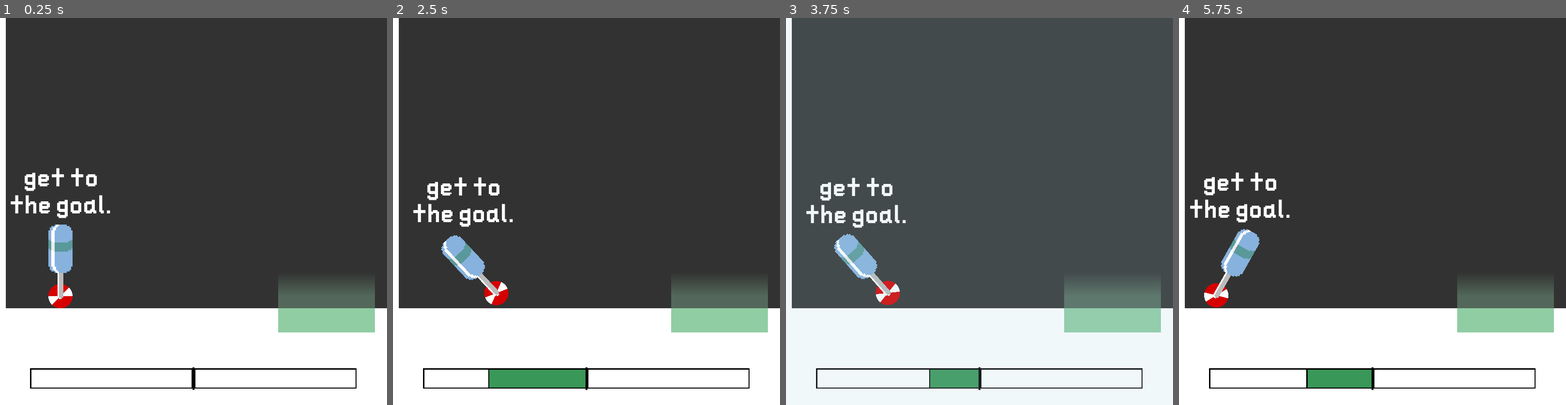
Above: before the commit, frames 1-4 (left to right).
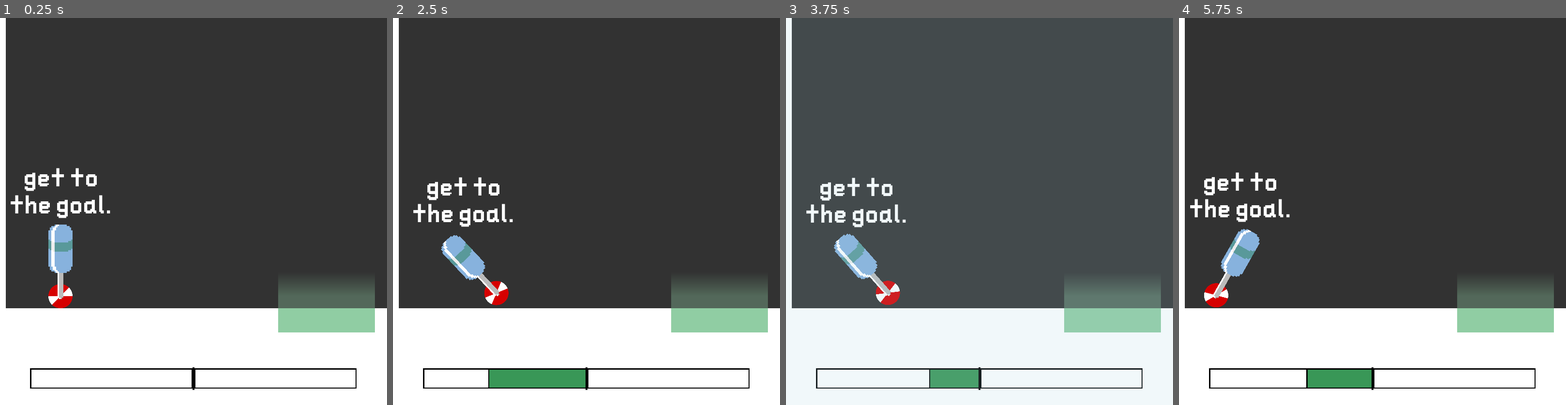
Above: after the commit, the same moments.

Repository: name-here/BalanceGame
Game: Godot game, scene res://Levels/Tutorial_01/Tutorial_01.tscn
The game is run twice, just before and just after one commit, with the same random seed, the same clock (stepped at 60 frames per second) and the same inputs.
Inputs (mouse positions are in pixels of both pictures, inside the frame that each line leads up to):
- Up to frame 1 (0.25 s): no input
- Up to frame 2 (2.5 s): move the mouse to (567, 288) at 0.52 s; hold Space (character_compress) 0.53-1.28 s; move the mouse to (702, 269) at 1.27 s; tap Space (character_compress) at 1.35 s; move the mouse to (470, 153) at 2.02 s; hold Space (character_compress) from 2.03 s (still down)
- Up to frame 3 (3.75 s): move the mouse to (998, 211) at 2.77 s; release Space (character_compress) at 2.78 s; tap Space (character_compress) at 2.85 s; move the mouse to (921, 114) at 3.52 s; hold Space (character_compress) from 3.53 s (still down)
- Up to frame 4 (5.75 s): tap R (reset_level) at 4.15 s; move the mouse to (1457, 192) at 4.27 s; release Space (character_compress) at 4.28 s; tap Space (character_compress) at 4.35 s; move the mouse to (1295, 230) at 5.02 s; hold Space (character_compress) from 5.03 s (still down)

The runs differ from the first frame. In frame 2, less than 0.1% of the frame differs, in the area x 13-30%, y 56-75%; in frame 3, 0.1%; in frame 4, 0.1%, in the area x 2-29%, y 46-75%.

Commit message:
Renamed BackgroundColor to ColorBackground, worked on level end screen

Diff:
--- /dev/null
+++ b/Interface/BackgroundColor/BackgroundColor.gd
@@ -0,0 +1,28 @@
+tool
+
+extends CanvasLayer
+
+export(Color) var color:Color setget _set_color
+export(NodePath) var _color_rect:NodePath
+var color_rect:ColorRect
+
+var viewport:Viewport
+
+func _ready():
+	if not Engine.editor_hint:
+		viewport = get_viewport()
+		color_rect = get_node(_color_rect)
+		update_size()
+		viewport.connect("size_changed", self, "update_size")
+	_set_color(color)
+
+func _set_color(new_color:Color):
+	if Engine.editor_hint:
+		get_node(_color_rect).color = new_color
+		ProjectSettings.set_setting("rendering/environment/default_clear_color", new_color)
+	elif color_rect:
+		color_rect.color = new_color
+	color = new_color
+
+func update_size():
+	color_rect.rect_size = viewport.get_visible_rect().size
--- /dev/null
+++ b/Interface/BackgroundColor/BackgroundColor.tscn
@@ -0,0 +1,14 @@
+[gd_scene load_steps=2 format=2]
+
+[ext_resource path="res://Interface/BackgroundColor/BackgroundColor.gd" type="Script" id=1]
+
+[node name="BackgroundColor" type="CanvasLayer"]
+layer = -1
+script = ExtResource( 1 )
+_color_rect = NodePath("ColorRect")
+
+[node name="ColorRect" type="ColorRect" parent="."]
+color = Color( 0, 0, 0, 1 )
+__meta__ = {
+"_edit_use_anchors_": false
+}
--- a/Interface/ColorBackground/ColorBackground.gd
+++ /dev/null
@@ -1,22 +0,0 @@
-extends ColorRect
-
-onready var target:Node2D = get_parent()
-onready var viewport:= get_viewport()
-
-
-func _ready():
-	set_visible(true)
-	update_size()
-	viewport.connect("size_changed", self, "update_size")
-	call_deferred("_reparent")
-
-func _process(_delta):
-	rect_global_position = target.global_position - get_viewport_rect().size / 2
-
-func update_size():
-	rect_size = get_viewport_rect().size
-
-func _reparent():
-	target.remove_child(self)
-	viewport.add_child_below_node(viewport.get_children()[0], self)
-	update_size()
--- a/Interface/ColorBackground/ColorBackground.tscn
+++ /dev/null
@@ -1,11 +0,0 @@
-[gd_scene load_steps=2 format=2]
-
-[ext_resource path="res://Interface/ColorBackground/ColorBackground.gd" type="Script" id=1]
-
-[node name="ColorBackground" type="ColorRect"]
-margin_right = 1024.0
-margin_bottom = 1024.0
-script = ExtResource( 1 )
-__meta__ = {
-"_edit_use_anchors_": false
-}
--- /dev/null
+++ b/Interface/EndScreen/EndScreen.gd
@@ -0,0 +1,58 @@
+extends MarginContainer
+
+class_name EndScreen
+
+
+signal replay_pressed
+signal continue_pressed
+
+export(bool) var active := false setget set_active
+export(float) var alpha:float setget set_alpha
+
+export(Array, NodePath) var _text_fields:Array
+var text_fields:Array
+
+export(Array, NodePath) var _buttons:Array
+var buttons:Array
+
+func _ready() -> void:
+	for i in _text_fields.size():
+		assert(_text_fields[i] is NodePath)
+		text_fields.append( get_node(_text_fields[i]) )
+		assert(text_fields[i] is Label)
+	for i in _buttons.size():
+		assert(_buttons[i] is NodePath)
+		buttons.append( get_node(_buttons[i]) )
+		assert(buttons[i] is Button)
+
+	set_alpha(alpha)
+	set_active(active)
+
+
+func set_alpha(new_alpha:float) -> void:
+	if new_alpha > 0:
+		set_visible(true)
+	else:
+		set_visible(false)
+	for field in text_fields:
+		var target_color:Color = field.get_color("font_color", "Label")
+		target_color.a = alpha
+		field.add_color_override("font_color", target_color)
+	for button in buttons:
+		for color_field in ["font_color", "font_color_disabled", "font_color_hover", "font_color_pressed"]:
+			var target_color:Color = button.get_color(color_field, "Button")
+			target_color.a = alpha
+			button.add_color_override(color_field, target_color)
+	alpha = new_alpha
+
+func set_active(value) -> void:
+	for button in buttons:
+			button.disabled = not value
+	active = value
+
+
+func _replay_pressed():
+	emit_signal("replay_pressed")
+
+func _continue_pressed():
+	emit_signal("continue_pressed")
--- /dev/null
+++ b/Interface/EndScreen/EndScreen.tscn
@@ -0,0 +1,95 @@
+[gd_scene load_steps=5 format=2]
+
+[ext_resource path="res://Themes/Fonts/PixelX16_128.tres" type="DynamicFont" id=1]
+[ext_resource path="res://Themes/Fonts/PixelX16_96.tres" type="DynamicFont" id=2]
+[ext_resource path="res://Themes/DefaultTheme.tres" type="Theme" id=3]
+[ext_resource path="res://Interface/EndScreen/EndScreen.gd" type="Script" id=4]
+
+[node name="EndScreen" type="MarginContainer"]
+anchor_right = 1.0
+custom_constants/margin_right = 0
+custom_constants/margin_top = 64
+custom_constants/margin_left = 0
+custom_constants/margin_bottom = 64
+script = ExtResource( 4 )
+__meta__ = {
+"_edit_use_anchors_": false
+}
+alpha = 1.0
+_text_fields = [ NodePath("VBoxContainer/CompletedText") ]
+_buttons = [ NodePath("VBoxContainer/HBoxContainer/Replay/Button"), NodePath("VBoxContainer/HBoxContainer/Continue/Button") ]
+
+[node name="VBoxContainer" type="VBoxContainer" parent="."]
+margin_top = 64.0
+margin_right = 1024.0
+margin_bottom = 462.0
+size_flags_horizontal = 3
+
+[node name="CompletedText" type="Label" parent="VBoxContainer"]
+margin_right = 1024.0
+margin_bottom = 262.0
+size_flags_horizontal = 3
+size_flags_vertical = 3
+theme = ExtResource( 3 )
+custom_fonts/font = ExtResource( 1 )
+custom_colors/font_color = Color( 1, 1, 1, 1 )
+text = "LEVEL
+COMPLETE"
+align = 1
+__meta__ = {
+"_edit_use_anchors_": false
+}
+
+[node name="HBoxContainer" type="HBoxContainer" parent="VBoxContainer"]
+margin_top = 270.0
+margin_right = 1024.0
+margin_bottom = 398.0
+size_flags_horizontal = 3
+size_flags_vertical = 3
+
+[node name="Replay" type="MarginContainer" parent="VBoxContainer/HBoxContainer"]
+margin_right = 486.0
+margin_bottom = 128.0
+size_flags_horizontal = 3
+size_flags_vertical = 3
+custom_constants/margin_right = 16
+custom_constants/margin_top = 32
+custom_constants/margin_left = 16
+
+[node name="Button" type="Button" parent="VBoxContainer/HBoxContainer/Replay"]
+margin_left = 16.0
+margin_top = 32.0
+margin_right = 470.0
+margin_bottom = 128.0
+theme = ExtResource( 3 )
+custom_fonts/font = ExtResource( 2 )
+custom_colors/font_color_disabled = Color( 0.972549, 0.741176, 0, 1 )
+custom_colors/font_color = Color( 0.972549, 0.741176, 0, 1 )
+custom_colors/font_color_hover = Color( 0.972549, 0.741176, 0, 1 )
+custom_colors/font_color_pressed = Color( 0.972549, 0.741176, 0, 1 )
+text = "[replay]"
+
+[node name="Continue" type="MarginContainer" parent="VBoxContainer/HBoxContainer"]
+margin_left = 494.0
+margin_right = 1024.0
+margin_bottom = 128.0
+size_flags_horizontal = 3
+size_flags_vertical = 3
+custom_constants/margin_right = 16
+custom_constants/margin_top = 32
+custom_constants/margin_left = 16
+
+[node name="Button" type="Button" parent="VBoxContainer/HBoxContainer/Continue"]
+margin_left = 16.0
+margin_top = 32.0
+margin_right = 514.0
+margin_bottom = 128.0
+theme = ExtResource( 3 )
+custom_fonts/font = ExtResource( 2 )
+custom_colors/font_color_disabled = Color( 0.517647, 0.839216, 0.623529, 1 )
+custom_colors/font_color = Color( 0.517647, 0.839216, 0.623529, 1 )
+custom_colors/font_color_hover = Color( 0.517647, 0.839216, 0.623529, 1 )
+custom_colors/font_color_pressed = Color( 0.517647, 0.839216, 0.623529, 1 )
+text = "[continue]"
+[connection signal="pressed" from="VBoxContainer/HBoxContainer/Replay/Button" to="." method="_replay_pressed"]
+[connection signal="pressed" from="VBoxContainer/HBoxContainer/Continue/Button" to="." method="_continue_pressed"]
--- a/Levels/Tutorial_01/LevelController.gd
+++ b/Levels/Tutorial_01/LevelController.gd
@@ -13,8 +13,9 @@
 
 export(NodePath) var _character_label:NodePath
 onready var character_label:Label = get_node(_character_label)
-export(Array, NodePath) var _end_texts:Array
-var end_texts:Array
+
+export(NodePath) var _end_screen:NodePath
+onready var end_screen:EndScreen = get_node(_end_screen)
 
 export(NodePath) var _rewind_overlay:NodePath
 onready var rewind_overlay:ColorRect = get_node(_rewind_overlay)
@@ -49,12 +50,6 @@
 func _ready():
 	for time in completion_anim_times:
 		assert(time > 0)
-
-	for i in _end_texts.size():
-		assert(_end_texts[i] is NodePath)
-		end_texts.append( get_node(_end_texts[i]) )
-		assert(end_texts[i] is Label)
-
 
 	body_positions_init = body_positions
 	body_rotations_init = body_rotations
@@ -134,10 +129,13 @@
 				Vector3(character.global_position.x, character.global_position.y, character.body.global_rotation),
 				Vector3(goal.global_position.x, -192, 0),
 				completion_anim_times[1], Tween.TRANS_CUBIC)
-			tween.interpolate_method(self, "set_completed_text_alpha",
+			tween.interpolate_method(end_screen, "set_alpha",
 				0, 1, completion_anim_times[1])
+			end_screen.set_alpha(1)
 			tween.interpolate_callback(self, completion_anim_times[1], "next_complete_anim")
 			tween.start()
+		states.COMPLETE_3:
+			end_screen.active = true
 
 
 func pause() -> void:
@@ -168,8 +166,9 @@
 			states.COMPLETE_3:
 				level_state = states.PAUSED
 				var last = body_positions.size() - 1
-				tween.interpolate_method(self, "set_completed_text_color",
-					Color(1, 1, 1, 1), Color(1, 1, 1, 0), time/2, Tween.TRANS_EXPO, Tween.EASE_OUT)
+				end_screen.active = false
+				tween.interpolate_method(end_screen, "set_alpha",
+					1, 0, time/2, Tween.TRANS_EXPO, Tween.EASE_OUT)
 				tween.interpolate_method(self, "set_character_state",
 					Vector3(character.global_position.x, character.global_position.y, character.body.global_rotation),
 					Vector3(body_positions[last].x, body_positions[last].y, body_rotations[last]),
@@ -207,12 +206,6 @@
 
 func set_character_label_color(color:Color):
 	character_label.set("custom_colors/font_color", color)
-
-func set_completed_text_alpha(alpha:float):
-	for text in end_texts:
-		var target_color:Color = text.get_color("font_color", "Label")
-		target_color.a = alpha
-		text.add_color_override("font_color", target_color)
 
 #func reset_timescales():
 #	tween.ignore_engine_timescale = false
--- a/Levels/Tutorial_01/Tutorial_01.tscn
+++ b/Levels/Tutorial_01/Tutorial_01.tscn
@@ -1,13 +1,12 @@
-[gd_scene load_steps=16 format=2]
+[gd_scene load_steps=15 format=2]
 
 [ext_resource path="res://Character/Character.tscn" type="PackedScene" id=1]
 [ext_resource path="res://Interface/HUD/HUD.tscn" type="PackedScene" id=2]
 [ext_resource path="res://Themes/DefaultTheme.tres" type="Theme" id=3]
 [ext_resource path="res://Levels/Tutorial_01/LevelController.gd" type="Script" id=4]
 [ext_resource path="res://Levels/Tutorial_01/Tween.gd" type="Script" id=5]
-[ext_resource path="res://Interface/ColorBackground/ColorBackground.tscn" type="PackedScene" id=6]
-[ext_resource path="res://Themes/Fonts/PixelX16_128.tres" type="DynamicFont" id=7]
-[ext_resource path="res://Themes/Fonts/PixelX16_96.tres" type="DynamicFont" id=8]
+[ext_resource path="res://Interface/BackgroundColor/BackgroundColor.tscn" type="PackedScene" id=6]
+[ext_resource path="res://Interface/EndScreen/EndScreen.tscn" type="PackedScene" id=7]
 
 [sub_resource type="RectangleShape2D" id=1]
 extents = Vector2( 0.5, 0.5 )
@@ -43,9 +42,12 @@
 _floor_ = NodePath("Geometry/Floor")
 _wall = NodePath("Geometry/Wall")
 _character_label = NodePath("Character/Label")
-_end_texts = [ NodePath("Camera2D/HUD/CompleteScreen/VBoxContainer/CompletedText"), NodePath("Camera2D/HUD/CompleteScreen/VBoxContainer/HBoxContainer/Replay/Label"), NodePath("Camera2D/HUD/CompleteScreen/VBoxContainer/HBoxContainer/Continue/Label") ]
+_end_screen = NodePath("Camera2D/HUD/EndScreen")
 _rewind_overlay = NodePath("Camera2D/HUD/RewindOverlay")
 _tween = NodePath("Tween")
+
+[node name="BackgroundColor" parent="." instance=ExtResource( 6 )]
+color = Color( 0.196078, 0.196078, 0.196078, 1 )
 
 [node name="Tween" type="Tween" parent="."]
 playback_process_mode = 0
@@ -113,13 +115,8 @@
 [node name="Camera2D" type="Camera2D" parent="."]
 position = Vector2( 512, -256 )
 __meta__ = {
-"_edit_group_": true,
 "_edit_lock_": true
 }
-
-[node name="ColorBackground" parent="Camera2D" instance=ExtResource( 6 )]
-visible = false
-color = Color( 0.196078, 0.196078, 0.196078, 1 )
 
 [node name="HUD" parent="Camera2D" instance=ExtResource( 2 )]
 
@@ -154,91 +151,11 @@
 "_edit_use_anchors_": false
 }
 
-[node name="CompleteScreen" type="MarginContainer" parent="Camera2D/HUD"]
-anchor_right = 1.0
-custom_constants/margin_right = 0
-custom_constants/margin_top = 64
-custom_constants/margin_left = 0
-custom_constants/margin_bottom = 64
-__meta__ = {
-"_edit_use_anchors_": false
-}
-
-[node name="VBoxContainer" type="VBoxContainer" parent="Camera2D/HUD/CompleteScreen"]
-margin_top = 64.0
-margin_right = 1024.0
-margin_bottom = 462.0
-size_flags_horizontal = 3
-
-[node name="CompletedText" type="Label" parent="Camera2D/HUD/CompleteScreen/VBoxContainer"]
-margin_right = 1024.0
-margin_bottom = 262.0
-size_flags_horizontal = 3
-size_flags_vertical = 3
-theme = ExtResource( 3 )
-custom_fonts/font = ExtResource( 7 )
-custom_colors/font_color = Color( 1, 1, 1, 0 )
-text = "Level
-Complete"
-align = 1
-__meta__ = {
-"_edit_use_anchors_": false
-}
-
-[node name="HBoxContainer" type="HBoxContainer" parent="Camera2D/HUD/CompleteScreen/VBoxContainer"]
-margin_top = 270.0
-margin_right = 1024.0
-margin_bottom = 398.0
-size_flags_horizontal = 3
-size_flags_vertical = 3
-
-[node name="Replay" type="MarginContainer" parent="Camera2D/HUD/CompleteScreen/VBoxContainer/HBoxContainer"]
-margin_right = 462.0
-margin_bottom = 128.0
-size_flags_horizontal = 3
-size_flags_vertical = 3
-custom_constants/margin_right = 16
-custom_constants/margin_top = 32
-custom_constants/margin_left = 16
-
-[node name="Label" type="Label" parent="Camera2D/HUD/CompleteScreen/VBoxContainer/HBoxContainer/Replay"]
-margin_left = 16.0
-margin_top = 32.0
-margin_right = 446.0
-margin_bottom = 128.0
-size_flags_horizontal = 3
-size_flags_vertical = 3
-theme = ExtResource( 3 )
-custom_fonts/font = ExtResource( 8 )
-custom_colors/font_color = Color( 0.972549, 0.741176, 0, 0 )
-text = "[Replay]"
-align = 1
-valign = 1
-
-[node name="Continue" type="MarginContainer" parent="Camera2D/HUD/CompleteScreen/VBoxContainer/HBoxContainer"]
-margin_left = 470.0
-margin_right = 1024.0
-margin_bottom = 128.0
-size_flags_horizontal = 3
-size_flags_vertical = 3
-custom_constants/margin_right = 16
-custom_constants/margin_top = 32
-custom_constants/margin_left = 16
-
-[node name="Label" type="Label" parent="Camera2D/HUD/CompleteScreen/VBoxContainer/HBoxContainer/Continue"]
-margin_left = 16.0
-margin_top = 32.0
-margin_right = 538.0
-margin_bottom = 128.0
-size_flags_horizontal = 3
-size_flags_vertical = 3
-theme = ExtResource( 3 )
-custom_fonts/font = ExtResource( 8 )
-custom_colors/font_color = Color( 0.517647, 0.839216, 0.623529, 0 )
-text = "[Continue]"
-align = 1
-valign = 1
+[node name="EndScreen" parent="Camera2D/HUD" instance=ExtResource( 7 )]
+visible = false
+alpha = 0.0
 [connection signal="body_hit_floor" from="Character" to="." method="restart"]
 [connection signal="character_torque_changed" from="Character" to="Camera2D/HUD" method="_set_torque"]
+[connection signal="replay_pressed" from="Camera2D/HUD/EndScreen" to="." method="restart" flags=3 binds= [ 2.0 ]]
 
 [editable path="Camera2D/HUD"]
--- a/Themes/DefaultTheme.tres
+++ b/Themes/DefaultTheme.tres
@@ -1,7 +1,29 @@
-[gd_resource type="Theme" load_steps=2 format=2]
+[gd_resource type="Theme" load_steps=7 format=2]
 
 [ext_resource path="res://Themes/Fonts/PixelX16_64.tres" type="DynamicFont" id=1]
 
+[sub_resource type="StyleBoxEmpty" id=1]
+
+[sub_resource type="StyleBoxEmpty" id=2]
+
+[sub_resource type="StyleBoxFlat" id=3]
+bg_color = Color( 0.843137, 0.843137, 0.843137, 0.12549 )
+
+[sub_resource type="StyleBoxEmpty" id=4]
+
+[sub_resource type="StyleBoxFlat" id=5]
+bg_color = Color( 1, 1, 1, 0.25098 )
 
 [resource]
 default_font = ExtResource( 1 )
+Button/colors/font_color = Color( 0.88, 0.88, 0.88, 1 )
+Button/colors/font_color_disabled = Color( 1, 1, 1, 0 )
+Button/colors/font_color_hover = Color( 0.94, 0.94, 0.94, 1 )
+Button/colors/font_color_pressed = Color( 1, 1, 1, 1 )
+Button/constants/hseparation = 4
+Button/fonts/font = null
+Button/styles/disabled = SubResource( 1 )
+Button/styles/focus = SubResource( 2 )
+Button/styles/hover = SubResource( 3 )
+Button/styles/normal = SubResource( 4 )
+Button/styles/pressed = SubResource( 5 )
--- a/project.godot
+++ b/project.godot
@@ -9,6 +9,11 @@
 config_version=4
 
 _global_script_classes=[ {
+"base": "MarginContainer",
+"class": "EndScreen",
+"language": "GDScript",
+"path": "res://Interface/EndScreen/EndScreen.gd"
+}, {
 "base": "",
 "class": "GitAPI",
 "language": "NativeScript",
@@ -20,6 +25,7 @@
 "path": "res://Levels/SceneLoader/SceneLoader.gd"
 } ]
 _global_script_class_icons={
+"EndScreen": "",
 "GitAPI": "",
 "SceneLoader": ""
 }
@@ -93,3 +99,4 @@
 quality/intended_usage/framebuffer_allocation=0
 quality/intended_usage/framebuffer_allocation.mobile=0
 vram_compression/import_etc=true
+environment/default_clear_color=Color( 0.196078, 0.196078, 0.196078, 1 )
